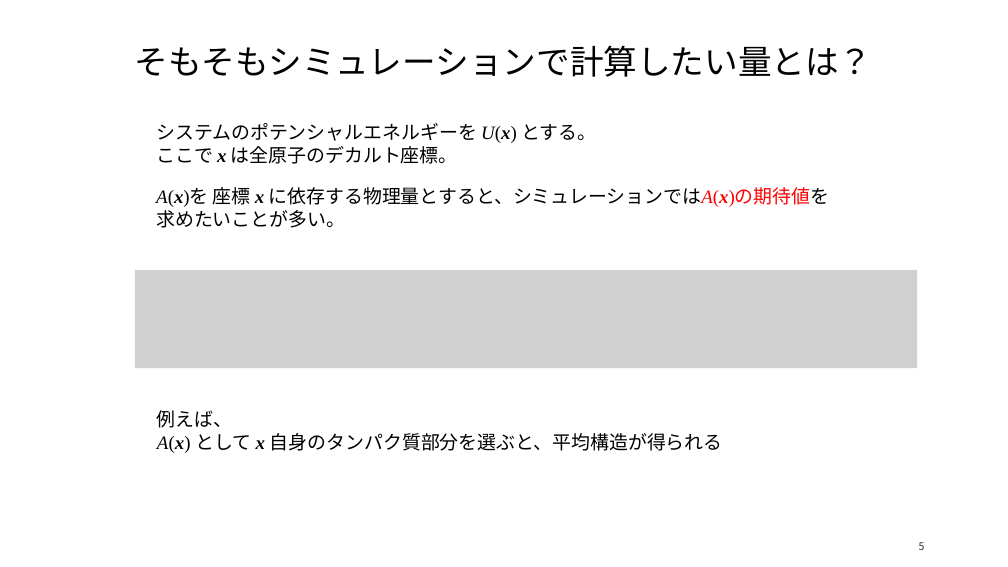
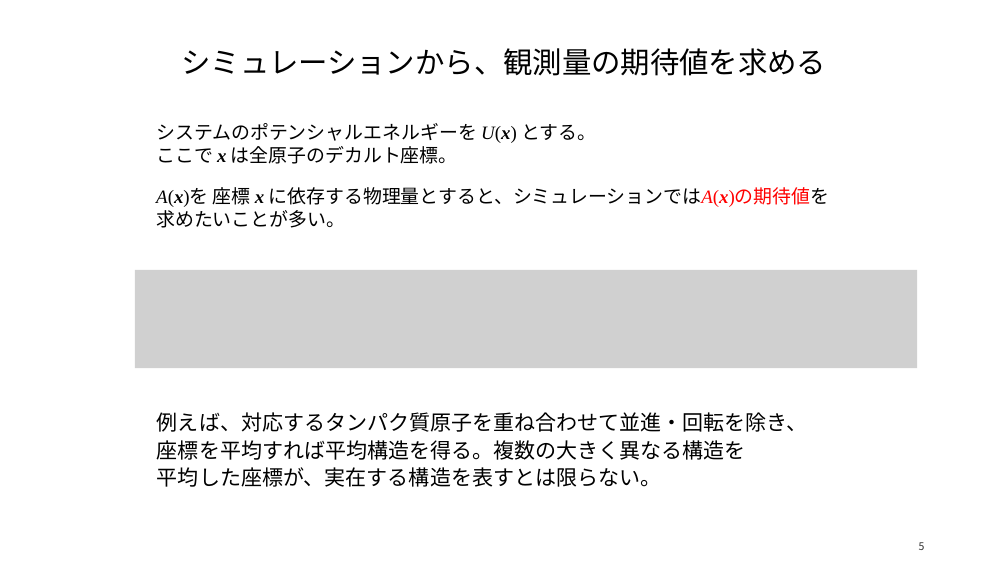
Before and after one commit to matsunagalab/lecture_bioinfo, a slide deck: slide 5 of 10_構造の分布を計算する/10_構造の分布を計算する.pptx. Drawn at 1008x567 pixels with LibreOffice and Linux fonts; fonts in the diff are those of the drawing; grey boxes stand for pictures. Boxes give left, top, right and bottom in pixels: in the first picture for what was removed or moved away, otherwise in the second. Text is boxed around its words. In the diff, an @@ line names an element or a change of style, - is before the commit and + after.

```diff
--- a/10_構造の分布を計算する/10_構造の分布を計算する.pptx
+++ b/10_構造の分布を計算する/10_構造の分布を計算する.pptx
@@ title at (182, 48, 827, 76): text changed; size 32 to 28 pt; font Calibri to Noto Sans CJK JP @@
-そもそもシミュレーションで計算したい量とは？
+シミュレーションから、観測量の期待値を求める
@@ text at (157, 412, 808, 487): text changed; size 18 to 20 pt; font Calibri to Noto Sans CJK JP @@
-例えば、
-A(x) として x 自身のタンパク質部分を選ぶと、平均構造が得られる
+例えば、対応するタンパク質原子を重ね合わせて並進・回転を除き、
+座標を平均すれば平均構造を得る。複数の大きく異なる構造を
+平均した座標が、実在する構造を表すとは限らない。
```
Also in this commit, not shown: 26 other slides changed, 1 slide added, 1 slide removed, 2 other files.
